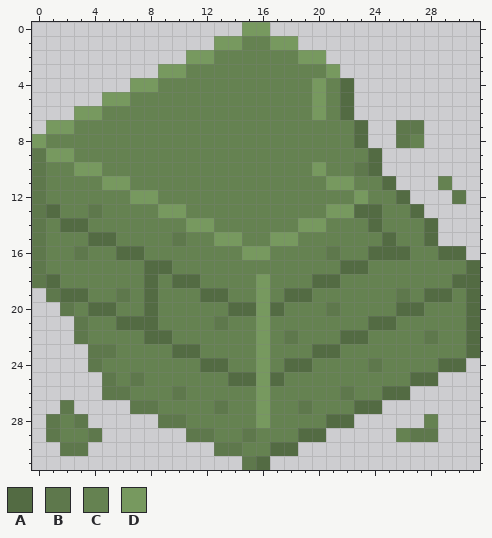
Edited in one commit: pixel-art file (sourceicons/cubes/bluecrumbling/source.ase). Above: the version before the commit.
32x32 pixels, 1 frame. Colours within 5 levels of each other are drawn and written as one.
Palette (. is transparent): A #536b43  B #5e784c  C #658251  D #77995f
Pixels before, first column x 0:
 0 ...............DD...............
 1 .............DDCCDD.............
 2 ...........DDCCCCCCDD...........
 3 .........DDCCCCCCCCCCD..........
 4 .......DDCCCCCCCCCCCDCA.........
 5 .....DDCCCCCCCCCCCCCDCA.........
 6 ...DDCCCCCCCCCCCCCCCDCA.........
 7 .DDCCCCCCCCCCCCCCCCCCCCA..BB....
 8 DCCCCCCCCCCCCCCCCCCCCCCA..BC....
 9 BDDCCCCCCCCCCCCCCCCCCCCCA.......
10 BCCDDCCCCCCCCCCCCCCCDCCBA.......
11 BCCCCDDCCCCCCCCCCCCCCDDCCA...C..
12 BCCCCCCDDCCCCCCCCCCCCCCDCCA...B.
13 BACCBCCCCDDCCCCCCCCCCDDAACCA....
14 BCAACCCCCCCDDCCCCCCDDCCCACCCA...
15 BCCCAACCCCBCCDDCCDDCCCCCCACCA...
16 BCCBCCAACCCCCCCDDCCCCBCCAAACCAA.
17 BCCCCCCCAACCCCCCCCCCCCAACCCCCCCA
18 BACCCCCCACAACCCCDCCCAACCCCCCCCAA
19 .BAACCBCACCCAACCDCAACCCCCCBCAACA
20 ..BCAACCACCCCCAADACCCBCCCCAACCCA
21 ...BCCAAACCCCBCCDCCCCCCCAACCCCCA
22 ...BCCCCAACCCCCCDCBCCCAACCCCBCCA
23 ....BBCCCCAACCCCDCCCAACCCCCCCCCA
24 ....BCCCCCCCAACCDCAACCCCBCCCCAA.
25 .....BCBCCCCCCAADACCCCCCCCCAA...
26 .....BBCCCBCCCCCDCCCCCBCCAA.....
27 ..B....BBCCCCBCCDCCBCCCAA.......
28 .BCB.....BBCCCCCDCCCCAA.....C...
29 .BCCB......BBCCBCCCAA.....CBB...
30 ..BB.........BBCCAA.............
31 ...............BA...............
After the commit:
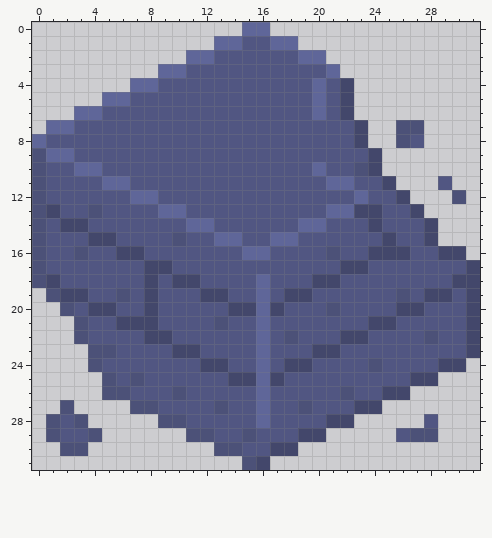
The exact change:
Colour A changes from #536b43 to #43476b.
Colour B changes from #5e784c to #4c5178.
Colour C changes from #658251 to #515682.
Colour D changes from #77995f to #5f6699.
Boxes around the changes in both pictures, in picture pixels (x1, y1, x2, y2):
changed: (32, 22, 480, 470)
